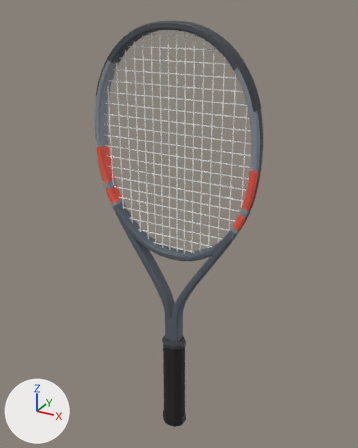
Before and after pictures for a commit that changed the glTF model assets/realistic/babolat-pure-strike-100-16x20-2024.glb.
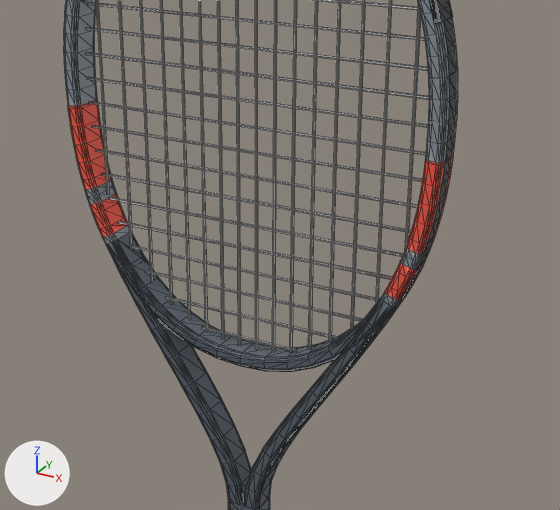
Old and new are each drawn whole from a 50 mm lens placed at (0.345, -0.61, 0.704), pointed at (-0.002, 0.021, 0.388) and again close up on the part from 19% to 86% of the width and 23% to 72% of the height. The axes (+X, +Y, +Z) are drawn at lower left. The lights are the same throughout. The older version's two pictures come first. The close-ups show mesh edges as thin lines. Where no turn or scale is listed for an object, it has been applied to the vertices. Vertices at exactly the same position are counted once.

In view in the first close-up: 'frame', 'grommets', 'strings_crosses', 'strings_mains' and 1 more.
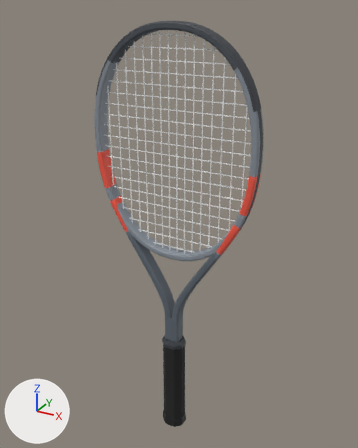
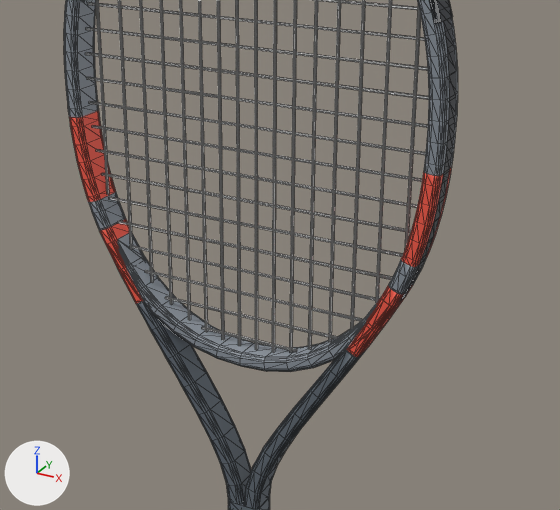
Location of each change, [x1, y1, x2, y2] in pixels of the close-ups (560 x 510 px; the box of a moved part takes in the faces that stretch with it):
part 1 of me_frame, moved or reshaped
    before: [66, 83, 129, 244]
    after: [68, 104, 163, 330]
part 2 of me_frame, moved or reshaped
    before: [381, 136, 455, 307]
    after: [329, 158, 453, 378]
part 3 of me_frame, recoloured (greyish blue to grey)
    both: [87, 187, 429, 372]

The change in detail:
me_frame is used by ob_frame; location (0.0, 0.0, 0.4319).
me_frame had 1776 vertices, 3488 faces and spanned x -0.133..0.133, y -0.011..0.011, z -0.254..0.254.
me_frame now has 1808 vertices, 3552 faces and spans x -0.133..0.133, y -0.011..0.011, z -0.254..0.254.
me_frame part 1: 32 vertices moved from x -0.12..-0.101, y -0.011..0.011, z -0.019..0.007 to x -0.12..-0.103, y -0.011..0.011, z -0.014..0.009; 32 vertices removed from x -0.132..-0.113, y -0.011..0.011, z 0.014..0.073; 48 vertices added at x -0.132..-0.075, y -0.011..0.011, z -0.065..0.065.
me_frame part 2: 32 vertices moved from x 0.101..0.12, y -0.011..0.011, z -0.019..0.007 to x 0.103..0.12, y -0.011..0.011, z -0.014..0.009; 32 vertices removed from x 0.113..0.132, y -0.011..0.011, z 0.014..0.073; 48 vertices added at x 0.075..0.132, y -0.011..0.011, z -0.065..0.065.
me_frame part 3: 1504 kept faces spanning x -0.122..0.122, y -0.011..0.011, z -0.254..0.012 get new vertex colours; the middle colour goes from greyish blue #58606a to grey #5f6871.
